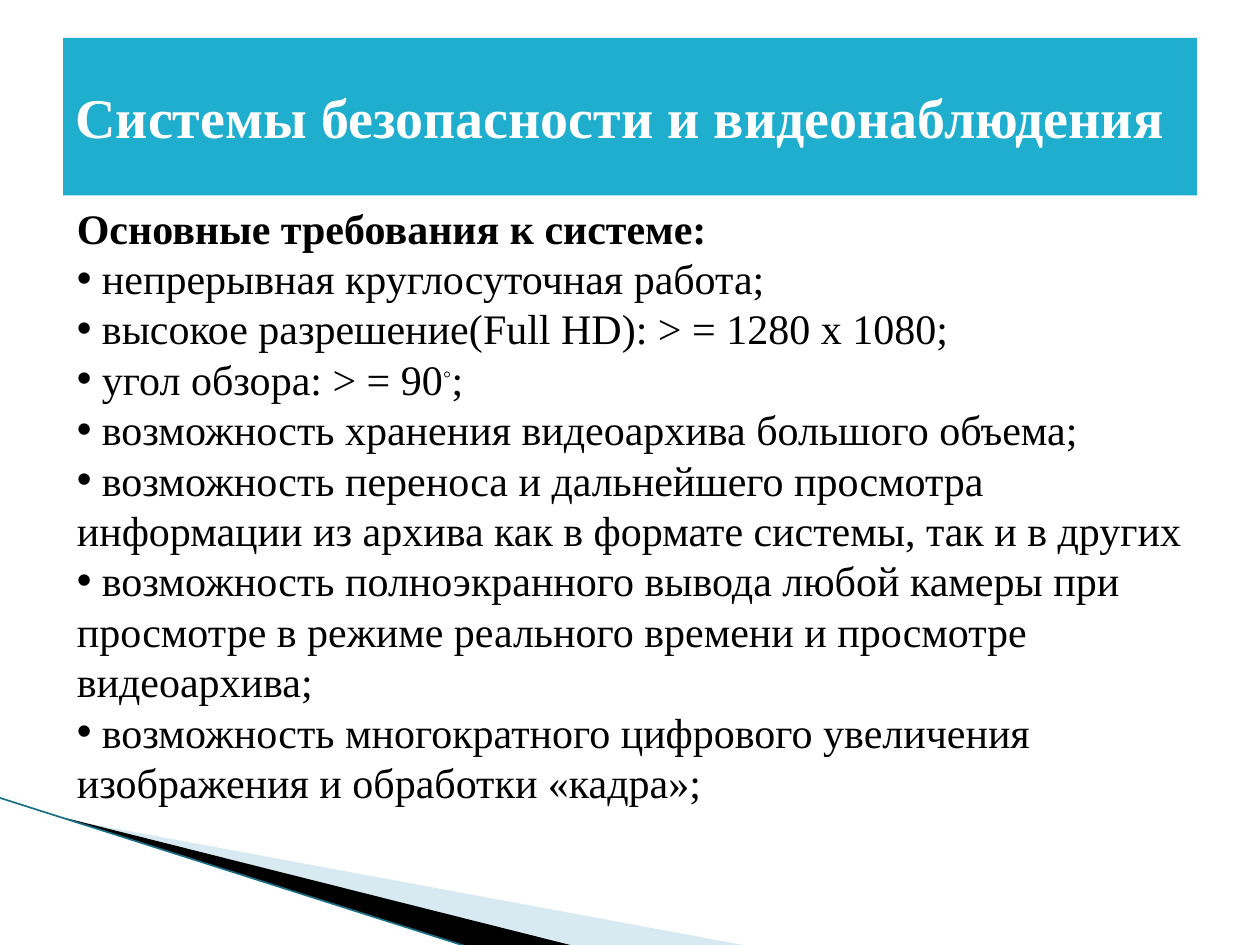
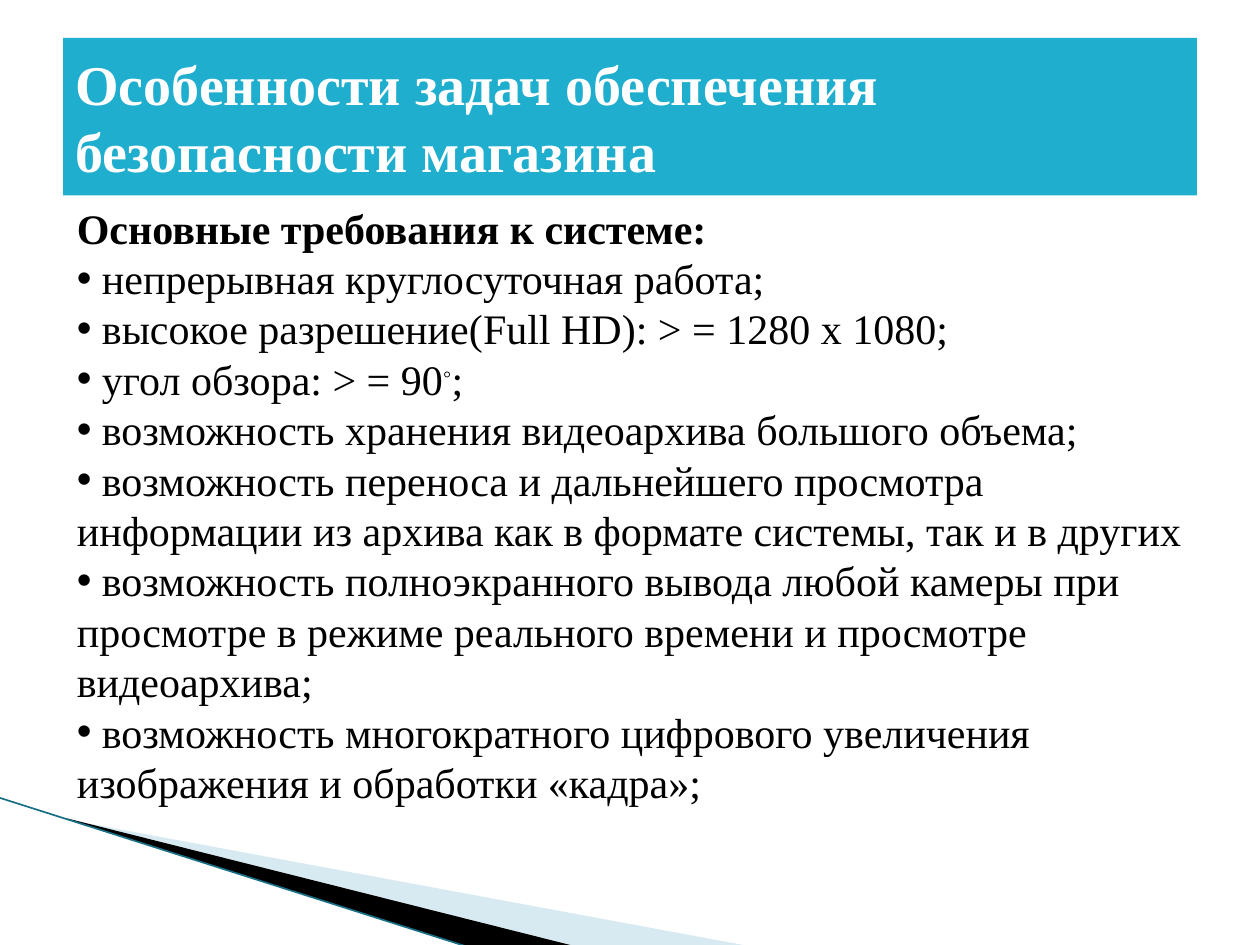
Before and after one commit to BadMax-Kirov/VKR, a slide deck: slide 9 of Выпускная квалификационная работа.pptx (slide 20 before the commit). Drawn at 1260x945 pixels with LibreOffice and Linux fonts; fonts in the diff are those of the drawing; background and template pictures are left out. Boxes give left, top, right and bottom in pixels: in the first picture for what was removed or moved away, otherwise in the second. Text is boxed around its words. In the diff, an @@ line names an element or a change of style, - is before the commit and + after.

```diff
--- a/Выпускная квалификационная работа.pptx
+++ b/Выпускная квалификационная работа.pptx
@@ title at box(75, 65, 878, 173): text changed @@
-Системы безопасности и видеонаблюдения
+Особенности задач обеспечения безопасности магазина
```
Also in this commit, not shown: 6 other slides changed, 1 other file.
